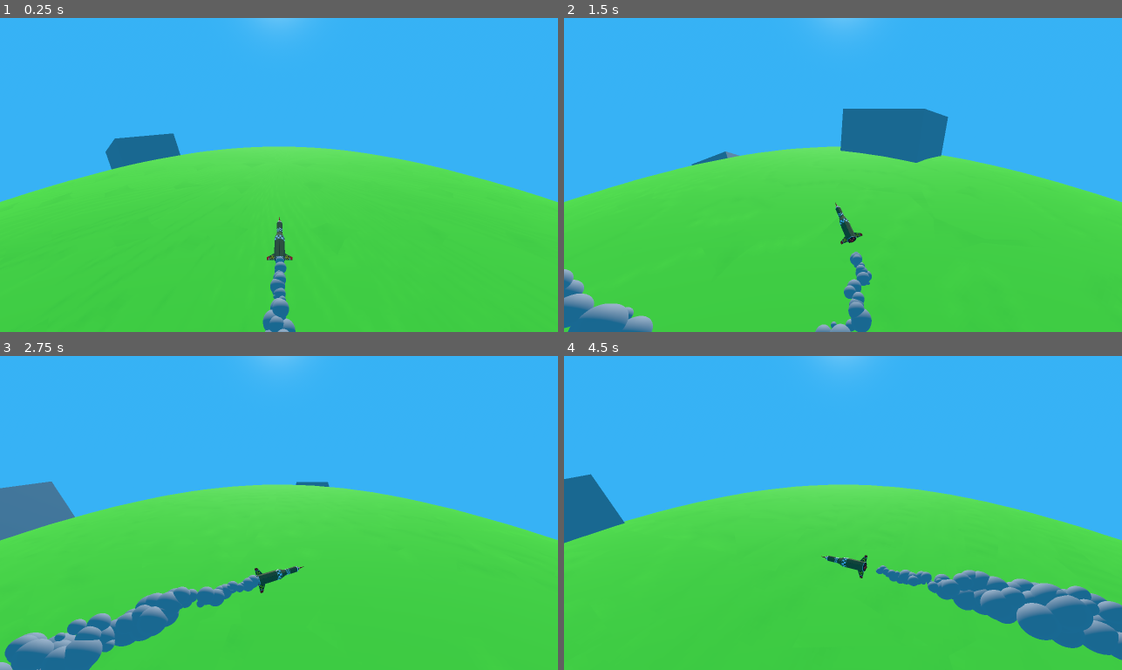
Above: before the commit, frames 1-4 (two rows, left to right).
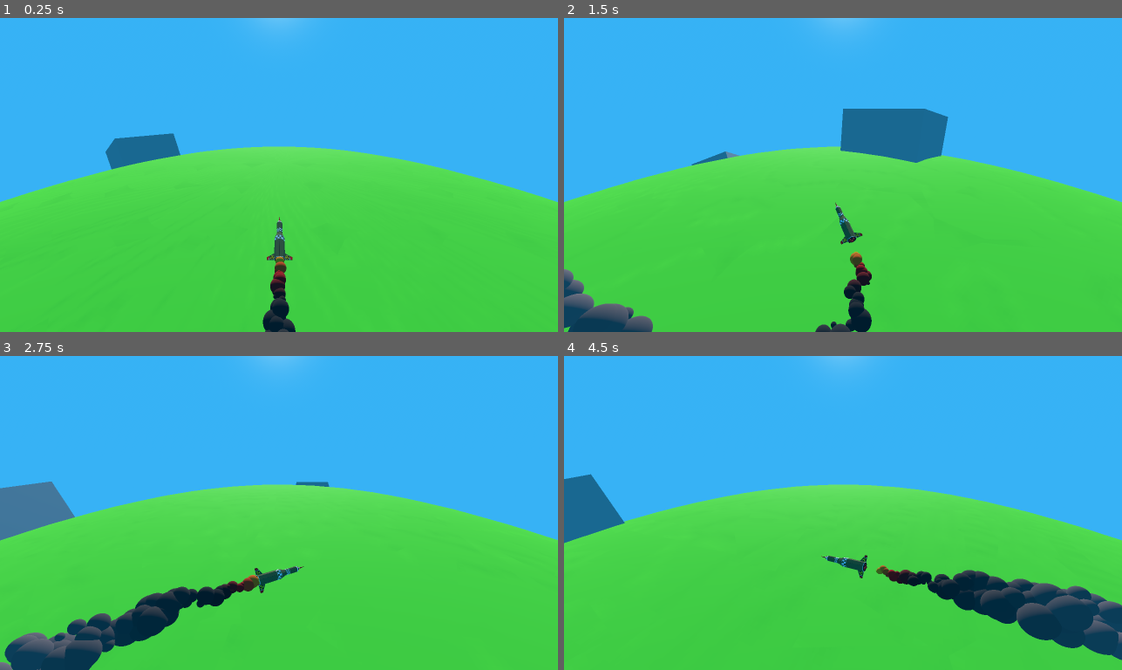
Above: after the commit, the same moments.

Repository: JacobCormier/I-cant-blow-up-mankind
Game: Godot game, scene res://scenes/Level1.tscn
The game is run twice, just before and just after one commit, with the same random seed, the same clock (stepped at 60 frames per second) and the same inputs. Sound files missing from this copy of the repository are replaced by a short silence.
Inputs:
- Up to frame 1 (0.25 s): no input
- Up to frame 2 (1.5 s): tap Enter at 0.5 s; hold Right (ui_right) 0.53-1.28 s; tap Space (ui_select) at 0.77 s; hold Left (ui_left) from 1.28 s (still down)
- Up to frame 3 (2.75 s): tap Space (ui_select) at 1.52 s; release Left (ui_left) at 2.03 s; hold Right (ui_right) from 2.03 s (still down)
- Up to frame 4 (4.5 s): tap Space (ui_select) at 3.02, 3.77 s; release Right (ui_right) at 3.53 s; hold Left (ui_left) from 3.53 s (still down)

The runs differ from the first frame. In frame 1, 0.7% of the frame differs, in the area x 47-53%, y 75-100%; in frame 2, 2.5%; in frame 3, 4.5%; in frame 4, 5.5%, in the area x 55-100%, y 66-97%.

Commit message:
Changed smoke color

Diff:
--- a/scenes/particles/rocket_particles.tscn
+++ b/scenes/particles/rocket_particles.tscn
@@ -1,4 +1,21 @@
-[gd_scene load_steps=5 format=3 uid="uid://bypkrts3xqu66"]
+[gd_scene load_steps=10 format=3 uid="uid://bypkrts3xqu66"]
+
+[sub_resource type="StandardMaterial3D" id="StandardMaterial3D_ss8nu"]
+vertex_color_use_as_albedo = true
+
+[sub_resource type="Curve" id="Curve_l425y"]
+_data = [Vector2(0, 1), 0.0, 0.0, 0, 0, Vector2(1, 0), -2.95315, 0.0, 0, 0]
+point_count = 2
+
+[sub_resource type="CurveTexture" id="CurveTexture_1piir"]
+curve = SubResource("Curve_l425y")
+
+[sub_resource type="Gradient" id="Gradient_e5jxw"]
+offsets = PackedFloat32Array(0, 0.00909091, 0.0454545, 0.109091, 0.945455)
+colors = PackedColorArray(1, 0.796875, 0, 1, 1, 0.492188, 0, 1, 0.78125, 0, 0, 1, 0.105469, 0.105469, 0.105469, 1, 0.695313, 0.58667, 0.58667, 1)
+
+[sub_resource type="GradientTexture1D" id="GradientTexture1D_os1y4"]
+gradient = SubResource("Gradient_e5jxw")
 
 [sub_resource type="Curve" id="Curve_dvnpv"]
 _data = [Vector2(0.0144928, 0.505494), 0.0, 0.0, 0, 0, Vector2(0.355072, 0.901099), 0.0, 0.0, 0, 0, Vector2(1, 0), -1.70604, 0.0, 0, 0]
@@ -17,6 +34,8 @@
 linear_accel_max = -300.0
 scale_max = 5.0
 scale_curve = SubResource("CurveTexture_sau1p")
+color_ramp = SubResource("GradientTexture1D_os1y4")
+alpha_curve = SubResource("CurveTexture_1piir")
 
 [sub_resource type="SphereMesh" id="SphereMesh_4nhqo"]
 
@@ -24,6 +43,7 @@
 
 [node name="GPUParticles3D" type="GPUParticles3D" parent="."]
 transform = Transform3D(1, 0, 0, 0, 1, 0, 0, 0, 1, 0, -4.45442, -0.0541382)
+material_override = SubResource("StandardMaterial3D_ss8nu")
 amount = 128
 lifetime = 0.38
 preprocess = 1.0
